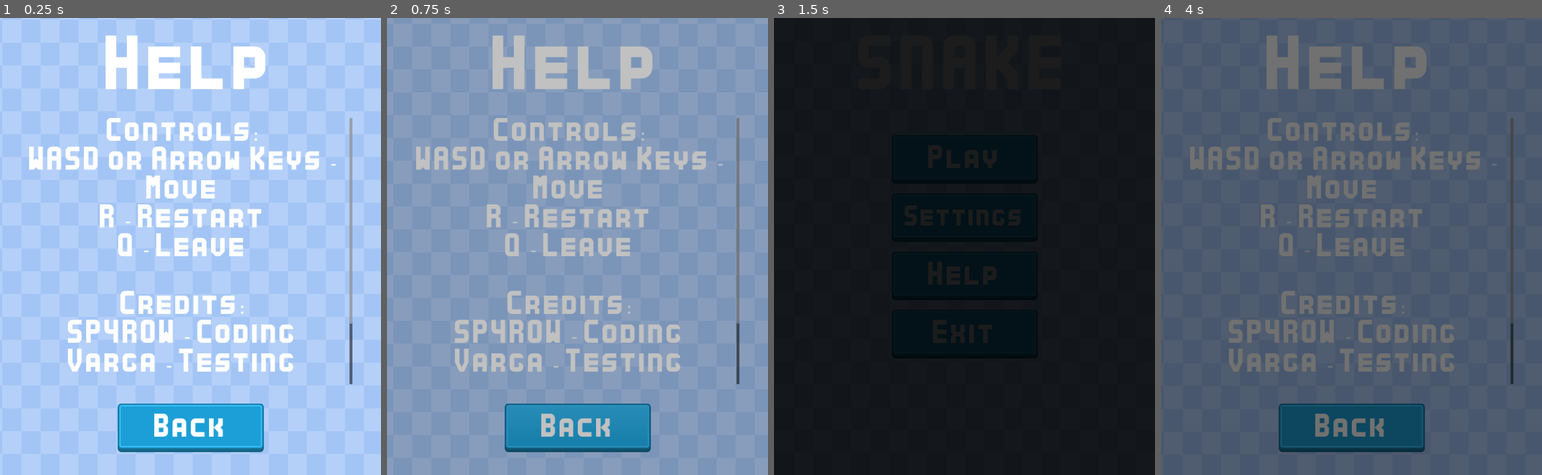
Above: before the commit, frames 1-4 (left to right).
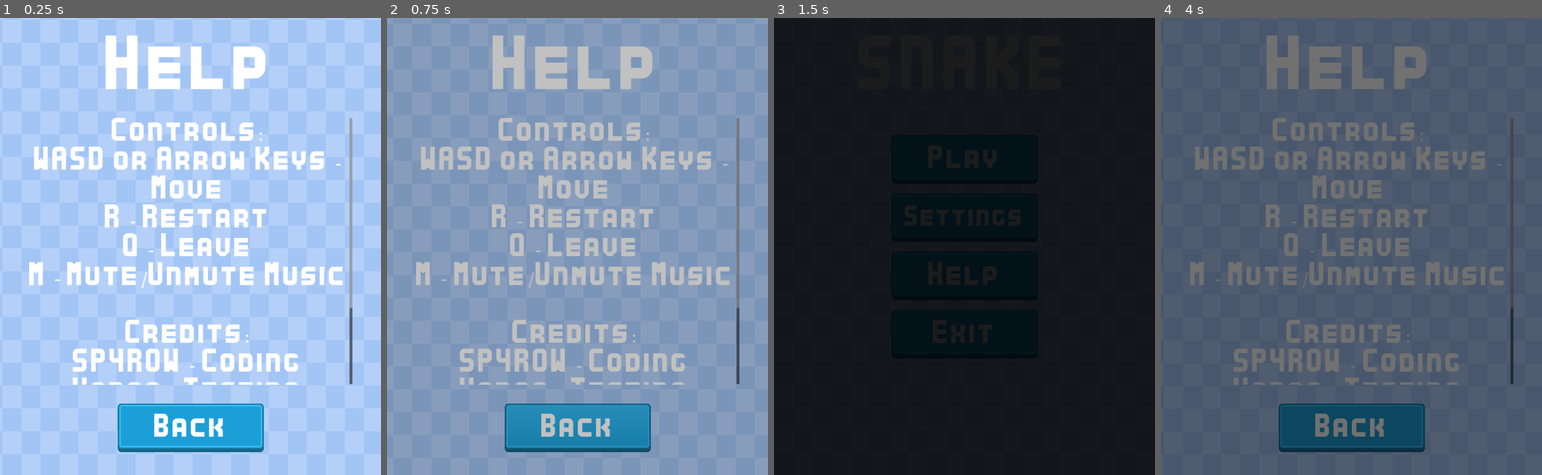
Above: after the commit, the same moments.

Repository: Sparrowworks/Snake
Game: Godot game, scene res://src/Credits/Credits.tscn
Two runs of this game, one before a commit and one after it. Both use one fixed random seed, a clock stepped at 60 frames per second and the inputs below. This scene is started directly instead of the project's main scene.
Inputs:
- Up to frame 1 (0.25 s): no input
- Up to frame 2 (0.75 s): click "Back" at 0.5 s
- Up to frame 3 (1.5 s): hold D (right) from 1.28 s (still down)
- Up to frame 4 (4 s): release D (right) at 2 s; click "Settings" at 2 s; click "Help" at 2.75 s; click "Play" at 3.5 s

The runs differ from the first frame. In frame 1, 12% of the frame differs, in the area x 7-93%, y 21-81%; in frame 2, 12%; in frame 3, nothing differs; in frame 4, 10%.

Commit message:
Game visuals mostly finished; started adding audio

Diff:
--- a/project.godot
+++ b/project.godot
@@ -56,6 +56,21 @@
 , Object(InputEventKey,"resource_local_to_scene":false,"resource_name":"","device":-1,"window_id":0,"alt_pressed":false …(186 unchanged characters)…
 ]
 }
+reset={
+"deadzone": 0.5,
+"events": [Object(InputEventKey,"resource_local_to_scene":false,"resource_name":"","device":-1,"window_id":0,"alt_pressed":false,"shift_pressed":false,"ctrl_pressed":false,"meta_pressed":false,"pressed":false,"keycode":0,"physical_keycode":82,"key_label":0,"unicode":114,"location":0,"echo":false,"script":null)
+]
+}
+quit={
+"deadzone": 0.5,
+"events": [Object(InputEventKey,"resource_local_to_scene":false,"resource_name":"","device":-1,"window_id":0,"alt_pressed":false,"shift_pressed":false,"ctrl_pressed":false,"meta_pressed":false,"pressed":false,"keycode":0,"physical_keycode":81,"key_label":0,"unicode":113,"location":0,"echo":false,"script":null)
+]
+}
+mute={
+"deadzone": 0.5,
+"events": [Object(InputEventKey,"resource_local_to_scene":false,"resource_name":"","device":-1,"window_id":0,"alt_pressed":false,"shift_pressed":false,"ctrl_pressed":false,"meta_pressed":false,"pressed":false,"keycode":0,"physical_keycode":77,"key_label":0,"unicode":109,"location":0,"echo":false,"script":null)
+]
+}
 
 [rendering]
 
--- a/src/Composer/Composer.gd
+++ b/src/Composer/Composer.gd
@@ -91,7 +91,7 @@
 ## Creates a loading screen using a path and adds it to the SceneTree.
 ## Returns an instance of it for usage with signals.
 func setup_load_screen(path_to_load_screen: String) -> Node:
-	if _has_loading_screen: return
+	if _has_loading_screen: return null
 
 	_has_loading_screen = true
 	_current_load_screen = load(path_to_load_screen).instantiate()
--- a/src/Credits/Credits.tscn
+++ b/src/Credits/Credits.tscn
@@ -58,6 +58,7 @@
 Move
 R - Restart
 Q - Leave
+M - Mute/Unmute Music
 
 Credits:
 SP4R0W - Coding
--- a/src/Credits/credits.gd
+++ b/src/Credits/credits.gd
@@ -2,6 +2,4 @@
 
 
 func _on_back_button_pressed() -> void:
-	var transition: Node = Composer.setup_load_screen(Global.loading_transition)
-	await transition.finished_fade_in
-	Composer.load_scene("res://src/MainMenu/MainMenu.tscn")
+	Global.go_to("res://src/MainMenu/MainMenu.tscn")
--- a/src/Game/Apple/Apple.tscn
+++ b/src/Game/Apple/Apple.tscn
@@ -1,9 +1,11 @@
-[gd_scene load_steps=9 format=3 uid="uid://s4l216a8k542"]
+[gd_scene load_steps=11 format=3 uid="uid://s4l216a8k542"]
 
 [ext_resource type="Texture2D" uid="uid://kj64ls6er0t8" path="res://assets/images/apple.png" id="1_6q22l"]
 [ext_resource type="Texture2D" uid="uid://cpnj18xbyg023" path="res://assets/images/golden-apple.png" id="2_g4rxl"]
 [ext_resource type="Script" path="res://src/Game/Apple/apple.gd" id="2_rshab"]
 [ext_resource type="Texture2D" uid="uid://cfjtacbhn3ww8" path="res://assets/images/rotten-apple.png" id="3_p1psr"]
+[ext_resource type="AudioStream" uid="uid://bso4l642svxbo" path="res://assets/audio/Pickup Soft.ogg" id="5_0nv4a"]
+[ext_resource type="AudioStream" uid="uid://b8mny5x5vrv7o" path="res://assets/audio/Pickup Magic.ogg" id="6_cm8x5"]
 
 [sub_resource type="TileSetAtlasSource" id="TileSetAtlasSource_8kp1w"]
 texture = ExtResource("3_p1psr")
@@ -44,6 +46,14 @@
 wait_time = 30.0
 autostart = true
 
+[node name="PickupNormal" type="AudioStreamPlayer2D" parent="."]
+stream = ExtResource("5_0nv4a")
+bus = &"SFX"
+
+[node name="PickupGolden" type="AudioStreamPlayer2D" parent="."]
+stream = ExtResource("6_cm8x5")
+bus = &"SFX"
+
 [connection signal="timeout" from="NormalTimer" to="." method="_on_normal_timer_timeout"]
 [connection signal="timeout" from="GoldenTimer" to="." method="_on_golden_timer_timeout"]
 [connection signal="timeout" from="RottenTimer" to="." method="_on_rotten_timer_timeout"]
--- a/src/Game/Apple/apple.gd
+++ b/src/Game/Apple/apple.gd
@@ -51,9 +51,21 @@
 	if get_cell_source_id(coord) == 1:
 		score_increased.emit(1)
 		spawn_apple(1)
+		$PickupNormal.play()
 	elif get_cell_source_id(coord) == 2:
 		score_increased.emit(3)
 		golden_timer.wait_time = clampi(golden_timer.wait_time - 2,10,20)
 		golden_timer.start()
+		$PickupGolden.play()
 
 	set_cell(coord)
+
+
+func _on_snake_game_over() -> void:
+	normal_timer.stop()
+	golden_timer.stop()
+	rotten_timer.stop()
+
+	var apple_tween: Tween = get_tree().create_tween()
+	apple_tween.tween_property(self,"modulate:a",0.0,1.0)
+	apple_tween.tween_callback(apple_tween.kill)
--- a/src/Game/Game.gd
+++ b/src/Game/Game.gd
@@ -2,6 +2,10 @@
 
 @onready var score_label: Label = %ScoreLabel
 @onready var time_label: Label = %TimeLabel
+@onready var hi_label: Label = %HiLabel
+
+@onready var game_over_panel: TextureRect = %GameOverPanel
+@onready var new_score: Label = %NewScore
 
 var score: int = 0:
 	set(val):
@@ -16,17 +20,40 @@
 
 var is_game_over: bool = false
 
+func show_game_over() -> void:
+	game_over_panel.show()
+	game_over_panel.modulate = Color.TRANSPARENT
+	var game_over_tween: Tween = get_tree().create_tween()
+	game_over_tween.tween_property(game_over_panel,"modulate:a",1.0,1.5)
+	game_over_tween.tween_callback(
+		func() -> void:
+			set_process(true)
+			game_over_tween.kill()
+	)
+
 func _on_time_timer_timeout() -> void:
 	time += 1
-
 
 func _on_apple_score_increased(amount: int) -> void:
 	score += amount
 
+func _process(delta: float) -> void:
+	if Input.is_action_just_pressed("quit"):
+		Global.go_to("res://src/MainMenu/MainMenu.tscn")
+
+	if Input.is_action_just_pressed("reset"):
+		Global.go_to("res://src/Game/Game.tscn")
+
+	if Input.is_action_just_pressed("mute"):
+		pass
 
 func _on_snake_game_over() -> void:
 	if is_game_over: return
 
 	is_game_over = true
+	set_process(false)
 	$TimeTimer.stop()
-	print("Game Over")
+
+	%GameOver.play()
+	await get_tree().create_timer(2).timeout
+	show_game_over()
--- a/src/Game/Game.tscn
+++ b/src/Game/Game.tscn
@@ -1,23 +1,13 @@
-[gd_scene load_steps=7 format=3 uid="uid://byq6te8x2cgls"]
+[gd_scene load_steps=9 format=3 uid="uid://byq6te8x2cgls"]
 
 [ext_resource type="Script" path="res://src/Game/Game.gd" id="1_62xe8"]
 [ext_resource type="Texture2D" uid="uid://224vv4sesa2v" path="res://assets/images/gameBG.png" id="2_vicne"]
 [ext_resource type="PackedScene" uid="uid://c073rwhcnpodn" path="res://src/Game/Snake/Snake.tscn" id="3_mne51"]
 [ext_resource type="PackedScene" uid="uid://s4l216a8k542" path="res://src/Game/Apple/Apple.tscn" id="4_kun0h"]
 [ext_resource type="FontFile" uid="uid://brsbkqea30ixk" path="res://assets/fonts/Kenney Bold.ttf" id="5_4eicg"]
-
-[sub_resource type="StyleBoxFlat" id="StyleBoxFlat_x8i8o"]
-bg_color = Color(0.106763, 0.539106, 0.954365, 1)
-border_width_left = 5
-border_width_top = 5
-border_width_right = 5
-border_width_bottom = 5
-border_color = Color(0, 0, 0, 1)
-border_blend = true
-corner_radius_top_left = 25
-corner_radius_top_right = 25
-corner_radius_bottom_right = 25
-corner_radius_bottom_left = 25
+[ext_resource type="Texture2D" uid="uid://cc6usmrr128jq" path="res://assets/images/BG.png" id="5_4mayo"]
+[ext_resource type="Texture2D" uid="uid://bd8dhh6gsvig3" path="res://assets/images/blueBtnTapped.png" id="7_mdt6g"]
+[ext_resource type="AudioStream" uid="uid://cse0sqokbycu7" path="res://assets/audio/Negative.ogg" id="8_3edra"]
 
 [node name="Game" type="Node2D"]
 script = ExtResource("1_62xe8")
@@ -47,50 +37,161 @@
 grow_vertical = 2
 metadata/_edit_lock_ = true
 
-[node name="Panel" type="Panel" parent="UI/Control"]
+[node name="Panel" type="TextureRect" parent="UI/Control"]
 custom_minimum_size = Vector2(0, 200)
 layout_mode = 1
 anchors_preset = 10
 anchor_right = 1.0
 offset_bottom = 200.0
 grow_horizontal = 2
-theme_override_styles/panel = SubResource("StyleBoxFlat_x8i8o")
+texture = ExtResource("5_4mayo")
+expand_mode = 1
 
-[node name="VBoxContainer" type="VBoxContainer" parent="UI/Control/Panel"]
+[node name="HBoxContainer" type="HBoxContainer" parent="UI/Control/Panel"]
+custom_minimum_size = Vector2(1000, 200)
+layout_mode = 0
+offset_right = 426.0
+offset_bottom = 200.0
+theme_override_constants/separation = 100
+alignment = 1
+
+[node name="VBoxContainer" type="VBoxContainer" parent="UI/Control/Panel/HBoxContainer"]
+custom_minimum_size = Vector2(300, 0)
+layout_mode = 2
+size_flags_horizontal = 4
+size_flags_vertical = 4
+theme_override_constants/separation = 25
+
+[node name="ScoreLabel" type="Label" parent="UI/Control/Panel/HBoxContainer/VBoxContainer"]
+unique_name_in_owner = true
+custom_minimum_size = Vector2(200, 0)
+layout_mode = 2
+theme_override_fonts/font = ExtResource("5_4eicg")
+theme_override_font_sizes/font_size = 24
+text = "Score: 0"
+horizontal_alignment = 1
+
+[node name="HiLabel" type="Label" parent="UI/Control/Panel/HBoxContainer/VBoxContainer"]
+unique_name_in_owner = true
+custom_minimum_size = Vector2(200, 0)
+layout_mode = 2
+theme_override_fonts/font = ExtResource("5_4eicg")
+theme_override_font_sizes/font_size = 24
+text = "HI Score: 0"
+horizontal_alignment = 1
+
+[node name="TimeLabel" type="Label" parent="UI/Control/Panel/HBoxContainer/VBoxContainer"]
+unique_name_in_owner = true
+custom_minimum_size = Vector2(200, 0)
+layout_mode = 2
+theme_override_fonts/font = ExtResource("5_4eicg")
+theme_override_font_sizes/font_size = 24
+text = "Time: 0"
+horizontal_alignment = 1
+
+[node name="VBoxContainer2" type="VBoxContainer" parent="UI/Control/Panel/HBoxContainer"]
+custom_minimum_size = Vector2(300, 0)
+layout_mode = 2
+size_flags_horizontal = 4
+size_flags_vertical = 4
+theme_override_constants/separation = 25
+
+[node name="Help1" type="Label" parent="UI/Control/Panel/HBoxContainer/VBoxContainer2"]
+custom_minimum_size = Vector2(200, 0)
+layout_mode = 2
+theme_override_fonts/font = ExtResource("5_4eicg")
+theme_override_font_sizes/font_size = 24
+text = "R - Restart"
+horizontal_alignment = 1
+
+[node name="Help2" type="Label" parent="UI/Control/Panel/HBoxContainer/VBoxContainer2"]
+custom_minimum_size = Vector2(200, 0)
+layout_mode = 2
+theme_override_fonts/font = ExtResource("5_4eicg")
+theme_override_font_sizes/font_size = 24
+text = "Q - Quit"
+horizontal_alignment = 1
+
+[node name="Help3" type="Label" parent="UI/Control/Panel/HBoxContainer/VBoxContainer2"]
+custom_minimum_size = Vector2(200, 0)
+layout_mode = 2
+theme_override_fonts/font = ExtResource("5_4eicg")
+theme_override_font_sizes/font_size = 24
+text = "M - Mute"
+horizontal_alignment = 1
+
+[node name="GameOverPanel" type="TextureRect" parent="UI/Control"]
+unique_name_in_owner = true
+visible = false
 layout_mode = 1
 anchors_preset = 8
 anchor_left = 0.5
 anchor_top = 0.5
 anchor_right = 0.5
 anchor_bottom = 0.5
-offset_left = -30.5
-offset_top = -25.0
-offset_right = 30.5
-offset_bottom = 25.0
+offset_left = -128.0
+offset_top = -128.0
+offset_right = 128.0
+offset_bottom = 128.0
+grow_horizontal = 2
+grow_vertical = 2
+texture = ExtResource("7_mdt6g")
+
+[node name="VBoxContainer" type="VBoxContainer" parent="UI/Control/GameOverPanel"]
+layout_mode = 1
+anchors_preset = 8
+anchor_left = 0.5
+anchor_top = 0.5
+anchor_right = 0.5
+anchor_bottom = 0.5
+offset_left = -234.5
+offset_top = -161.0
+offset_right = 234.5
+offset_bottom = 161.0
 grow_horizontal = 2
 grow_vertical = 2
 theme_override_constants/separation = 50
 
-[node name="ScoreLabel" type="Label" parent="UI/Control/Panel/VBoxContainer"]
-unique_name_in_owner = true
-custom_minimum_size = Vector2(200, 0)
+[node name="Title" type="Label" parent="UI/Control/GameOverPanel/VBoxContainer"]
 layout_mode = 2
 theme_override_fonts/font = ExtResource("5_4eicg")
-theme_override_font_sizes/font_size = 32
-text = "Score: 0"
+theme_override_font_sizes/font_size = 48
+text = "Game Over!"
 horizontal_alignment = 1
+vertical_alignment = 1
 
-[node name="TimeLabel" type="Label" parent="UI/Control/Panel/VBoxContainer"]
+[node name="NewScore" type="Label" parent="UI/Control/GameOverPanel/VBoxContainer"]
 unique_name_in_owner = true
-custom_minimum_size = Vector2(200, 0)
+custom_minimum_size = Vector2(469, 0)
 layout_mode = 2
 theme_override_fonts/font = ExtResource("5_4eicg")
-theme_override_font_sizes/font_size = 32
-text = "Time: 0"
+theme_override_font_sizes/font_size = 24
+text = "You set a new high score!"
 horizontal_alignment = 1
+vertical_alignment = 1
+autowrap_mode = 2
+
+[node name="Instructions" type="Label" parent="UI/Control/GameOverPanel/VBoxContainer"]
+custom_minimum_size = Vector2(469, 0)
+layout_mode = 2
+theme_override_fonts/font = ExtResource("5_4eicg")
+theme_override_font_sizes/font_size = 24
+text = "Hit 'R' To restart
+Or Hit 'q' To quit"
+horizontal_alignment = 1
+vertical_alignment = 1
+autowrap_mode = 2
+
+[node name="Audio" type="Node" parent="."]
+
+[node name="GameOver" type="AudioStreamPlayer2D" parent="Audio"]
+unique_name_in_owner = true
+stream = ExtResource("8_3edra")
+bus = &"SFX"
 
 [connection signal="apple_hit" from="Snake" to="." method="_on_snake_apple_hit"]
 [connection signal="apple_hit" from="Snake" to="Apple" method="_on_snake_apple_hit"]
 [connection signal="game_over" from="Snake" to="." method="_on_snake_game_over"]
+[connection signal="game_over" from="Snake" to="Apple" method="_on_snake_game_over"]
 [connection signal="score_increased" from="Apple" to="." method="_on_apple_score_increased"]
 [connection signal="timeout" from="TimeTimer" to="." method="_on_time_timer_timeout"]
--- a/src/Global/Global.gd
+++ b/src/Global/Global.gd
@@ -1,6 +1,8 @@
 extends Node
 
 @onready var loading_transition: String = "res://src/FadeTransition/FadeTransition.tscn"
+@onready var click_player: AudioStreamPlayer2D = AudioStreamPlayer2D.new()
+@onready var click_sound: AudioStream = load("res://assets/audio/Interface Soft Button.ogg")
 
 const MOVEMENT_SIZE = 64
 const MAX_X = 19
@@ -9,3 +11,14 @@
 var music_volume: int = 100
 var sfx_volume: int = 100
 var hi_score: int = 0
+
+func _ready() -> void:
+	get_tree().root.call_deferred("add_child",click_player)
+	click_player.stream = click_sound
+
+func go_to(scene: String) -> void:
+	var transition: Node = Composer.setup_load_screen(Global.loading_transition)
+	if transition:
+		click_player.play()
+		await transition.finished_fade_in
+		Composer.load_scene(scene)
--- a/src/MainMenu/main_menu.gd
+++ b/src/MainMenu/main_menu.gd
@@ -2,18 +2,13 @@
 
 
 func _on_play_button_pressed() -> void:
-	go_to("res://src/Game/Game.tscn")
+	Global.go_to("res://src/Game/Game.tscn")
 
 func _on_settings_button_pressed() -> void:
-	go_to("res://src/Settings/Settings.tscn")
+	Global.go_to("res://src/Settings/Settings.tscn")
 
 func _on_help_button_pressed() -> void:
-	go_to("res://src/Credits/Credits.tscn")
+	Global.go_to("res://src/Credits/Credits.tscn")
 
 func _on_exit_button_pressed() -> void:
 	get_tree().quit()
-
-func go_to(scene: String) -> void:
-	var transition: Node = Composer.setup_load_screen(Global.loading_transition)
-	await transition.finished_fade_in
-	Composer.load_scene(scene)
--- a/src/Settings/settings.gd
+++ b/src/Settings/settings.gd
@@ -14,9 +14,7 @@
 	sfx_slider.value = Global.sfx_volume
 
 func _on_back_button_pressed() -> void:
-	var transition: Node = Composer.setup_load_screen(Global.loading_transition)
-	await transition.finished_fade_in
-	Composer.load_scene("res://src/MainMenu/MainMenu.tscn")
+	Global.go_to("res://src/MainMenu/MainMenu.tscn")
 
 
 func _on_reset_button_pressed() -> void:
Not shown, added: assets/audio/Interface Soft Button.ogg.import
Not shown, added: assets/audio/Negative.ogg.import
Not shown, added: assets/audio/Pickup Magic.ogg.import
Not shown, added: assets/audio/Pickup Soft.ogg.import
Binary file added: assets/images/BG.png
Not shown, added: assets/images/BG.png.import
Binary file added: assets/images/blueBG.png
Not shown, added: assets/images/blueBG.png.import
Binary file added: assets/images/blueBtnTapped.png
Not shown, added: assets/images/blueBtnTapped.png.import
Binary file added: assets/images/panel.png
Not shown, added: assets/images/panel.png.import
(and 4 more such lines)
